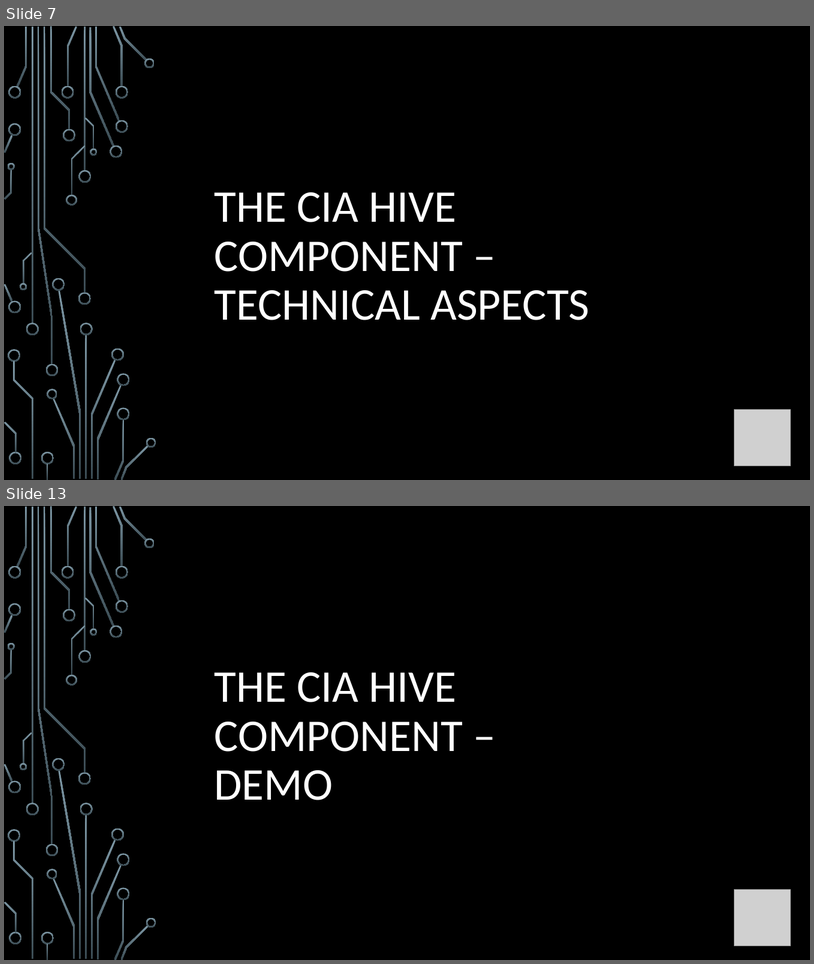
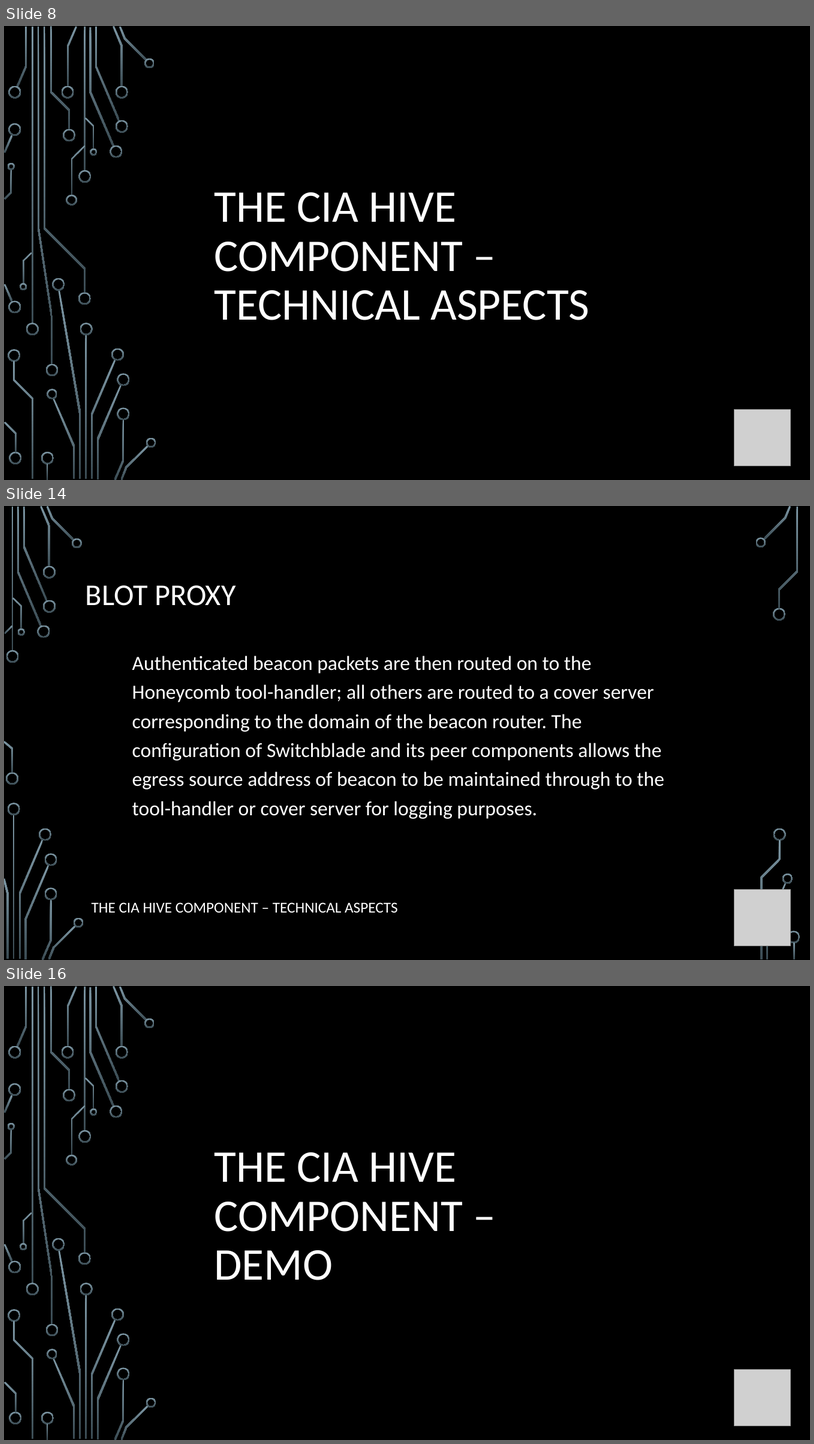
Before and after one commit to giadagabriele/WikiLeaks-Hive, a slide deck: The CIA Hive component.pptx. Shown one above the other, each under a label of ours: slides 7 and 13 before the commit, slides 8, 14 and 16 after it; the slides between them are not shown. The pictures are 814x964 and 814x1444 pixels, drawn with LibreOffice and Linux fonts; fonts in the diff are those of the drawing; grey boxes stand for pictures; background and template pictures are left out. Boxes give left, top, right and bottom in pixels: in the first picture for what was removed or moved away, otherwise in the second. Text is boxed around its words. In the diff, an @@ line names an element or a change of style, - is before the commit and + after.

Commit message:
presentation updated
added tech aspects beacons and blot

```diff
--- a/The CIA Hive component.pptx
+++ b/The CIA Hive component.pptx
@@ slide 14 added at <box>4,506,810,960</box>, background picture (left out) @@
@@ title added at <box>86,585,236,606</box>, 36 pt, text #FFFFFF @@
+BLOT PROXY
@@ text added at <box>132,655,665,819</box>, 24 pt, text #FFFFFF @@
+Authenticated beacon packets are then routed on to the Honeycomb tool-handler; all others are routed to a cover server corresponding to the domain of the beacon router. The configuration of Switchblade and its peer components allows the egress source address of beacon to be maintained through to the tool-handler or cover server for logging purposes.
@@ picture added at <box>735,889,791,946</box> @@
@@ text added at <box>92,902,398,912</box>, 18 pt, text #FFFFFF @@
+THE CIA HIVE COMPONENT – TECHNICAL ASPECTS
@@ group added at <box>4,506,801,960</box>: 33 freeform shapes, 3 rectangles @@
@@ what was slide 7 is now slide 8 @@
@@ what was slide 13 is now slide 16 @@
```
Also in this commit, not shown: 6 slides changed, 6 other slides added, 4 slides removed.
